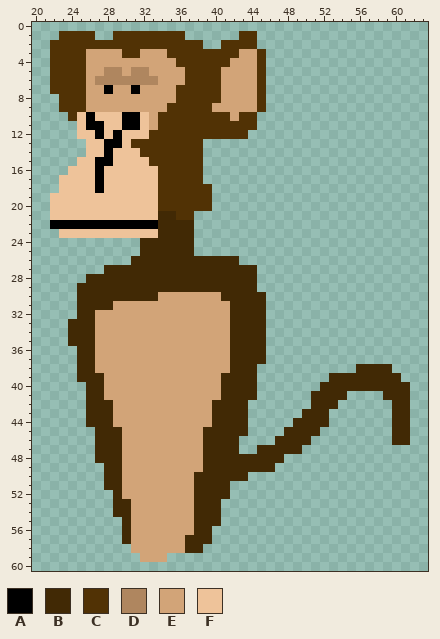
Edited in one commit: pixel-art sprite (src/main/resources/Sprites/BaseMonkeWalk8.png). Above, as it was before the edit.
The file is 64x64 pixels. Colours within 5 levels of each other are drawn and written as one. Shown: x 20..63, y 0..60.
Palette (. is transparent): A #000000  B #412905  C #513205  D #af865f  E #d2a478  F #eec39a
After:
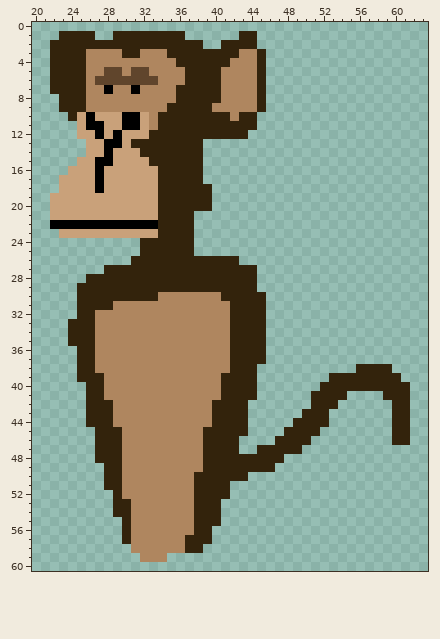
Changes in this commit:
@@ palette @@
-B #412905
+B #33230c
-D #af865f
+D #60452c
-E #d2a478
+E #af865f
-F #eec39a
+F #c9a17a
@@ x 20..47 @@
  0 ............................
- 1 ...CCCC..CCCCCCCC......CC...
- 2 ..CCCCCCCCCCCCCCCCC..CCCC...
- 3 ..CCCCEEEECCEEECCCCCCCCEEC..
- 4 ..CCCCEEEEEEEEEECCCCCCEEEC..
- 5 ..CCCCEEDDEDDEEEECCCCEEEEC..
- 6 ..CCCCEDDDDDDDEEECCCCEEEEC..
- 7 ..CCCCEEAEEAEEEECCCCCEEEEC..
- 8 ...CCCEEEEEEEEEECCCCCEEEEC..
- 9 ...CCCEEEEEEEEECCCCCEEEEEC..
-10 ....CFAFFFAAFECCCCCCCCECC...
-11 .....FAAFFAAFECCCCCCCCCCC...
-12 .....FFAFAFFFCCCCCCCCCCC....
-13 ......FFAAFCCCCCCCC.........
-14 ......FFAFFFCCCCCCC.........
-15 .....FFAAFFFFCCCCCC.........
-16 ....FFFAFFFFFFCCCCC.........
-17 ...FFFFAFFFFFFCCCCC.........
-18 ...FFFFAFFFFFFCCCCCC........
-19 ..FFFFFFFFFFFFCCCCCC........
-20 ..FFFFFFFFFFFFCCCCCC........
-21 ..FFFFFFFFFFFFBBCC..........
+ 1 ...BBBB..BBBBBBBB......BB...
+ 2 ..BBBBBBBBBBBBBBBBB..BBBB...
+ 3 ..BBBBEEEEBBEEEBBBBBBBBEEB..
+ 4 ..BBBBEEEEEEEEEEBBBBBBEEEB..
+ 5 ..BBBBEEDDEDDEEEEBBBBEEEEB..
+ 6 ..BBBBEDDDDDDDEEEBBBBEEEEB..
+ 7 ..BBBBEEAEEAEEEEBBBBBEEEEB..
+ 8 ...BBBEEEEEEEEEEBBBBBEEEEB..
+ 9 ...BBBEEEEEEEEEBBBBBEEEEEB..
+10 ....BFAFFFAAFEBBBBBBBBEBB...
+11 .....FAAFFAAFEBBBBBBBBBBB...
+12 .....FFAFAFFFBBBBBBBBBBB....
+13 ......FFAAFBBBBBBBB.........
+14 ......FFAFFFBBBBBBB.........
+15 .....FFAAFFFFBBBBBB.........
+16 ....FFFAFFFFFFBBBBB.........
+17 ...FFFFAFFFFFFBBBBB.........
+18 ...FFFFAFFFFFFBBBBBB........
+19 ..FFFFFFFFFFFFBBBBBB........
+20 ..FFFFFFFFFFFFBBBBBB........
+21 ..FFFFFFFFFFFFBBBB..........
 22 ..AAAAAAAAAAAABBBB..........
Pixel boxes of the changes (left, top, right, bottom) in both pictures:
changed: (50, 31, 410, 562)
